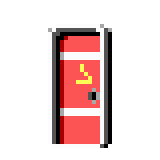
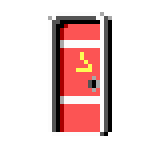
Comparing the layer stacks of the two 160x160 images. Changes:
painted on "Background" over (48, 12, 112, 148)
